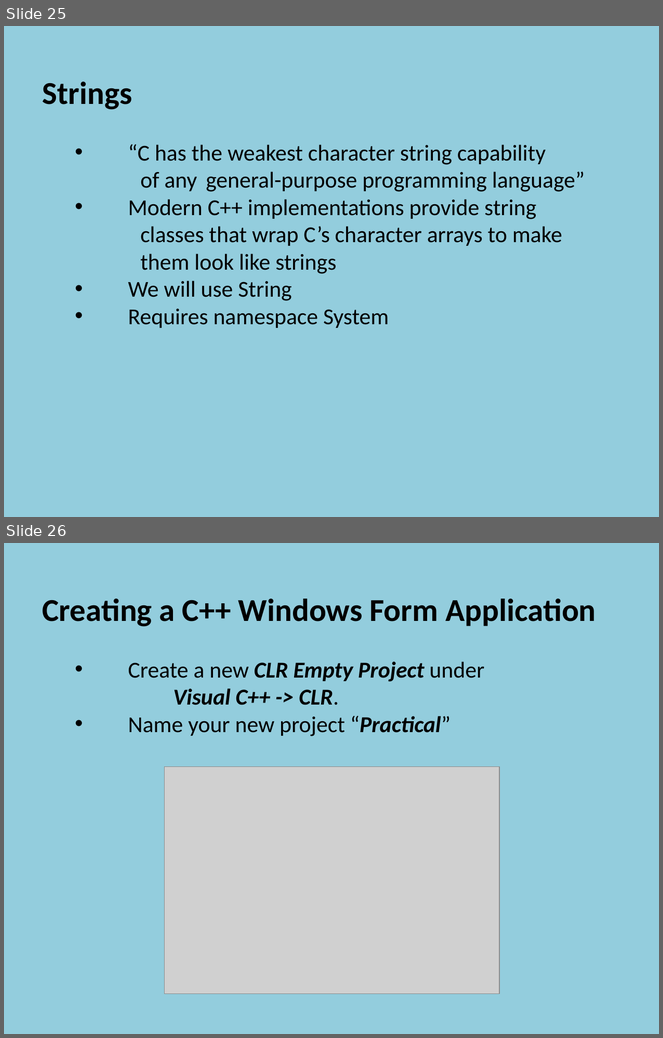
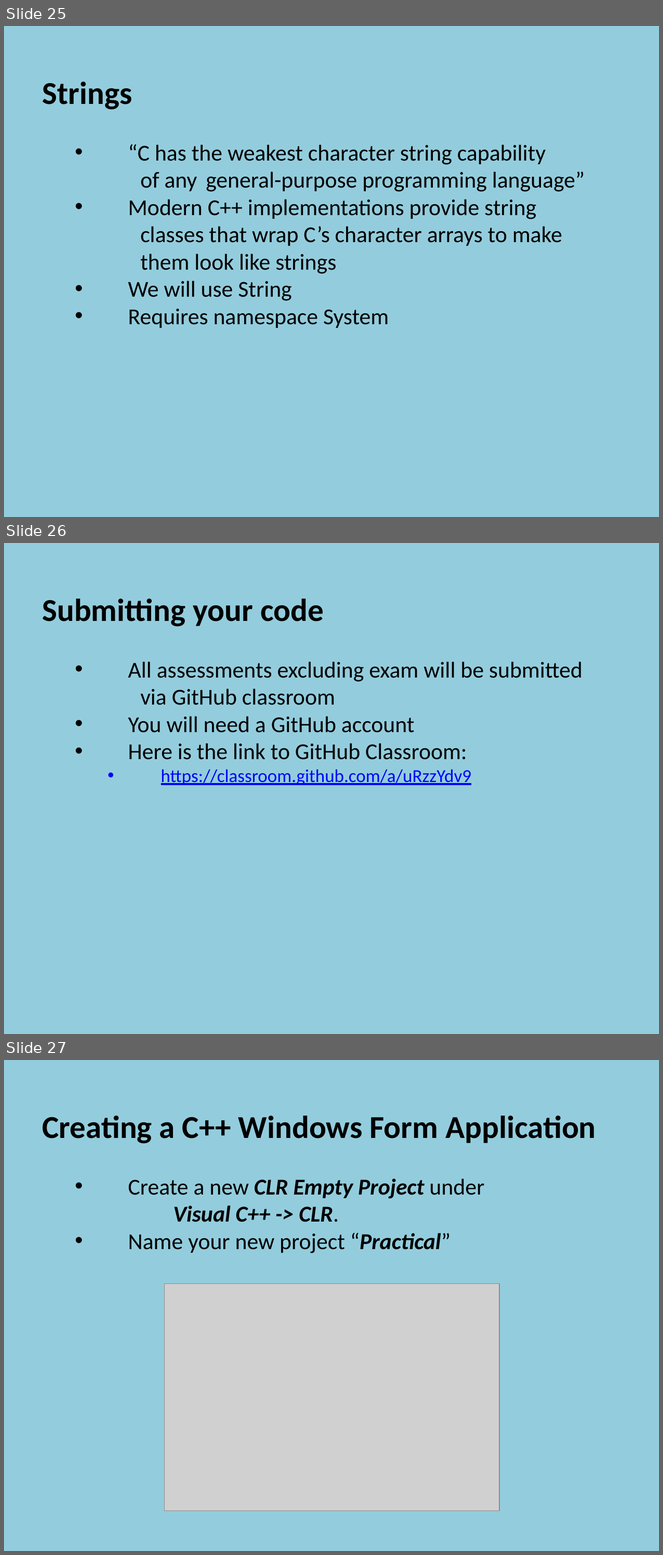
Before and after one commit to szetko/course-materials, a slide deck: Programming 4/01.1 Intro to C++ CLI/01.1 Intro to C++ CLI.pptx. Shown one above the other, each under a label of ours: slides 25 and 26 before the commit, slides 25, 26 and 27 after it. The pictures are 663x1038 and 663x1555 pixels, drawn with LibreOffice and Linux fonts; fonts in the diff are those of the drawing; grey boxes stand for pictures. Boxes give left, top, right and bottom in pixels: in the first picture for what was removed or moved away, otherwise in the second. Text is boxed around its words. In the diff, an @@ line names an element or a change of style, - is before the commit and + after.

```diff
--- a/Programming 4/01.1 Intro to C++ CLI/01.1 Intro to C++ CLI.pptx
+++ b/Programming 4/01.1 Intro to C++ CLI/01.1 Intro to C++ CLI.pptx
@@ slide 26 added at box(4, 543, 659, 1034), background #93CDDD @@
@@ text added at box(42, 599, 583, 785), 25 pt, text #000000 @@
+  Submitting your code
+    • All assessments excluding exam will be submitted
+    via GitHub classroom
+    • You will need a GitHub account
+    • Here is the link to GitHub Classroom:
+      • https://classroom.github.com/a/uRzzYdv9
@@ what was slide 26 is now slide 27 @@
```
Also in this commit, not shown: 5 slides changed, 10 other files.
